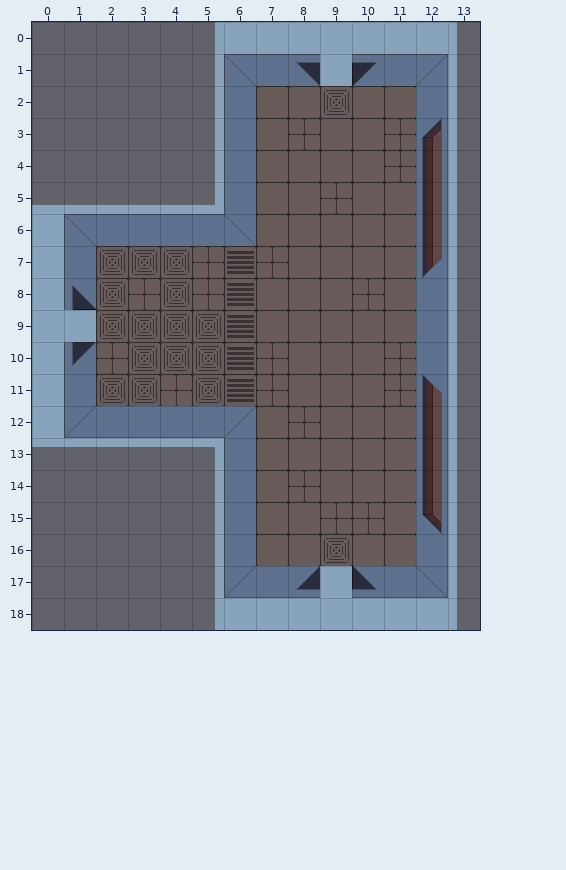
A Tiled map (JSON) gets an edit: resources/rooms/l-tb.tmj. The first picture shows the starting point.
Cells are 32x32 px. Shown: x 0..13, y 0..18.
New version:
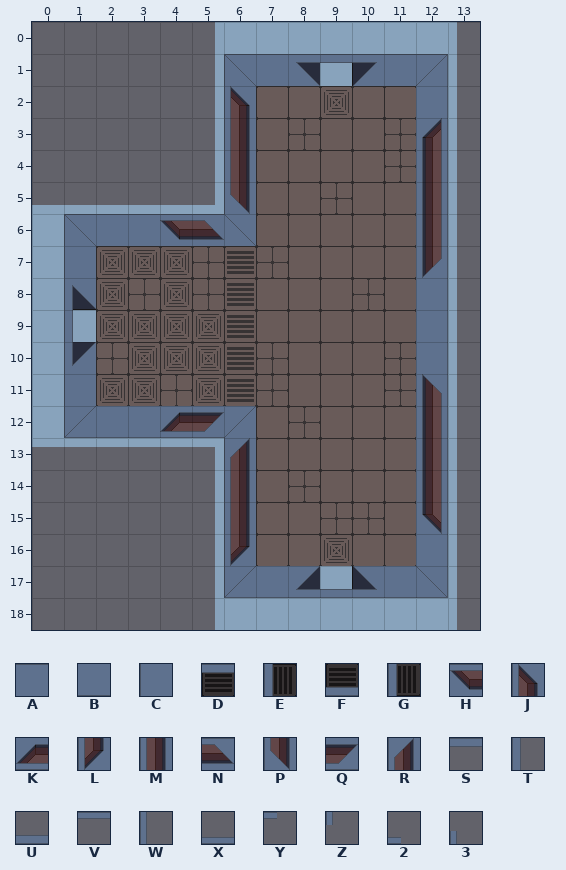
Key: from "building": A 4, B 6, C 7, D 22, E 22 flipped on the diagonal, F 22 flipped up-down, G 22 turned 270, H 24, J 24 flipped on the diagonal, K 24 flipped up-down, L 24 turned 270, M 25 turned 270, N 26, P 26 flipped on the diagonal, Q 26 flipped up-down, R 26 turned 270, S 28, T 28 flipped on the diagonal, U 28 flipped up-down, V 29, W 29 flipped on the diagonal, X 29 flipped up-down, Y 30, Z 30 flipped on the diagonal, 2 30 flipped up-down, 3 30 turned 270.
_ is an empty cell, . an unchanged one.
Tiles of an added or newly shown layer are drawn over the layers below it.
Difference:
--- layer "Floor"
@@ x 9..9 @@
- 1 _
+ 1 D
@@ x 1..1 @@
- 9 _
+ 9 E
@@ x 9..9 @@
-17 _
+17 F
--- layer "Walls"
@@ x 4..9 @@
- 1 .....D
- 2 ..C...
- 3 ..C...
- 4 ..C...
- 5 ..C...
- 6 AA....
+ 1 ....._
+ 2 ..J...
+ 3 ..M...
+ 4 ..M...
+ 5 ..P...
+ 6 HN....
@@ x 1..1 @@
- 9 G
+ 9 _
@@ x 4..9 @@
-12 BB....
-13 ..C...
-14 ..C...
-15 ..C...
-16 ..C...
-17 .....F
+12 KQ....
+13 ..R...
+14 ..M...
+15 ..M...
+16 ..L...
+17 ....._
--- layer "Tops" (added)
@@ x 4..9 @@
- 1 ....._
- 2 .._...
- 3 .._...
- 4 .._...
- 5 .._...
- 6 __....
+ 1 .....S
+ 2 ..W...
+ 3 ..W...
+ 4 ..W...
+ 5 ..Z...
+ 6 VY....
@@ x 1..1 @@
- 9 _
+ 9 T
@@ x 4..9 @@
-12 __....
-13 .._...
-14 .._...
-15 .._...
-16 .._...
-17 ....._
+12 X2....
+13 ..3...
+14 ..W...
+15 ..W...
+16 ..W...
+17 .....U
